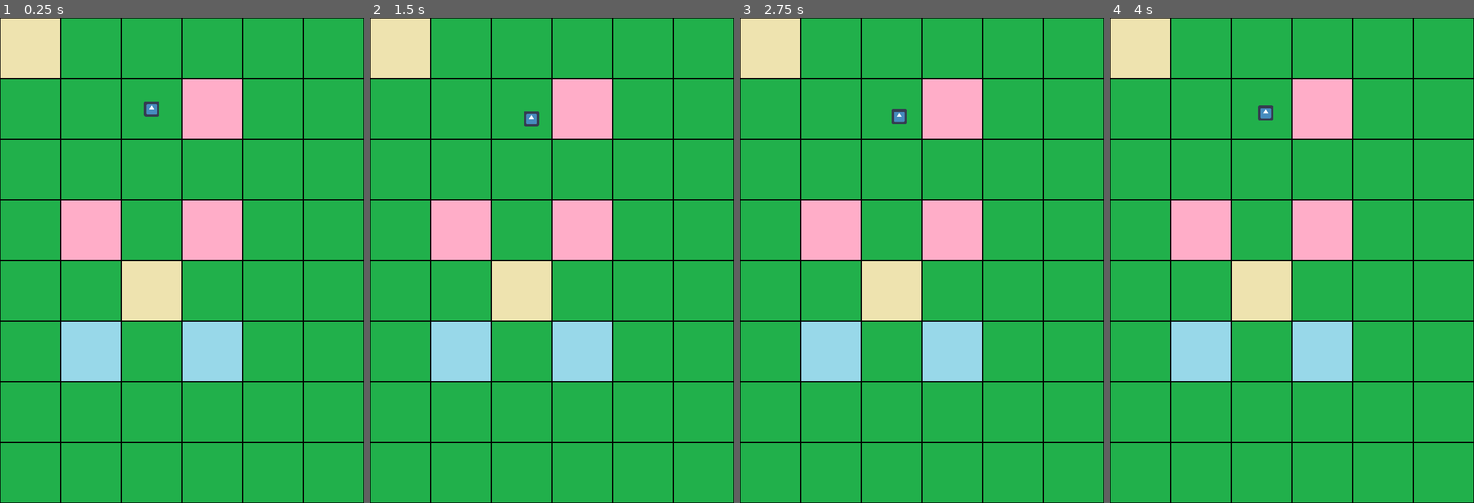
Above: before the commit, frames 1-4 (left to right).
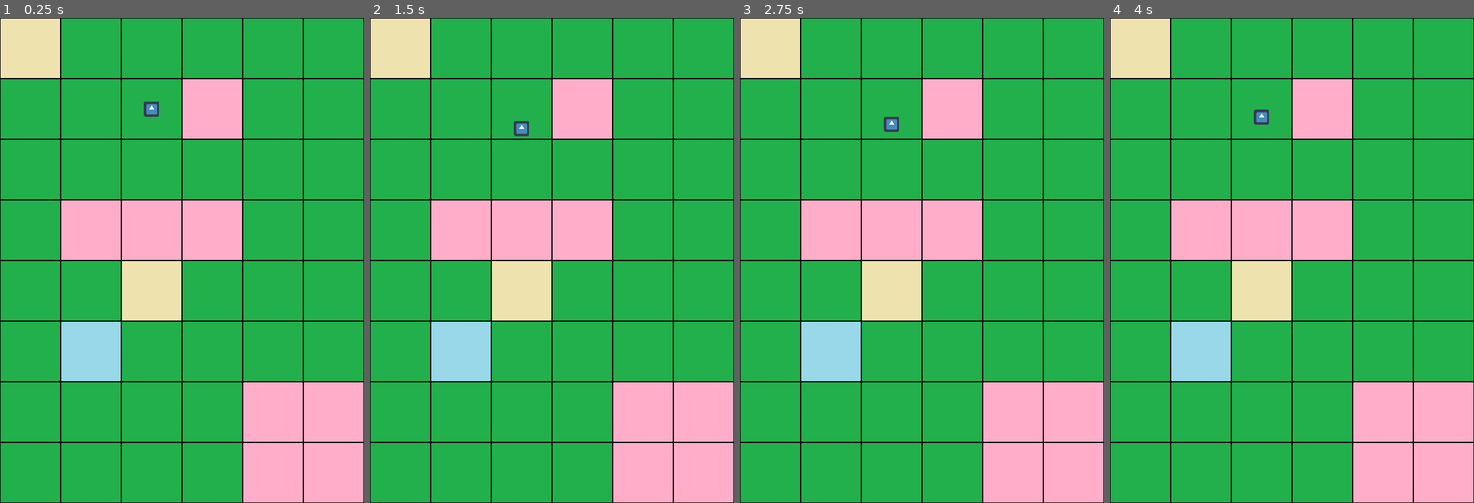
Above: after the commit, the same moments.

Repository: 5deouros/bunnythief
Game: Godot game, scene res://Sandbox/Sandbox.tscn
Two runs of this game, one before a commit and one after it. Both use one fixed random seed, a clock stepped at 60 frames per second and the inputs below. The project has no main scene, so this scene is started directly. The engine's default icon, where the game draws it, is replaced by a stand-in: a white triangle on a blue panel in a dark square.
Inputs (mouse positions are in pixels of both pictures, inside the frame that each line leads up to):
- Up to frame 1 (0.25 s): no input
- Up to frame 2 (1.5 s): tap Enter at 0.5 s; move the mouse to (632, 236) at 0.52 s; click (632, 236) at 0.6 s; move the mouse to (479, 284) at 1.27 s; click (479, 284) at 1.35 s
- Up to frame 3 (2.75 s): move the mouse to (958, 153) at 2.02 s; click (958, 153) at 2.1 s
- Up to frame 4 (4 s): move the mouse to (1273, 357) at 2.77 s; click (1273, 357) at 2.85 s; move the mouse to (1401, 333) at 3.52 s; click (1401, 333) at 3.6 s

The runs differ from the first frame. In frame 1, 12% of the frame differs, in the area x 33-100%, y 37-100%; in frame 2, 12%, in the area x 33-100%, y 19-100%; in frame 3, 12%; in frame 4, 12%.

Commit message:
Removed diagonal moving and started creating flower to flower pathfinding

Diff:
--- a/Project/Characters/Player.gd
+++ b/Project/Characters/Player.gd
@@ -83,6 +83,8 @@
 							#manage_animation()
 						else: movement_axis.y = 0; #manage_animation()
 
+					elif flowers_map.is_flower(position, offset) && flowers_map.is_flower(target_pos, offset):
+						pass
 		else: # Removes first point from path points' Array to allow moving to the next point
 			walk_target_array.remove(0)
 
--- a/Project/Sandbox/Sandbox.tscn
+++ b/Project/Sandbox/Sandbox.tscn
@@ -1,15 +1,13 @@
-[gd_scene load_steps=4 format=2]
+[gd_scene load_steps=3 format=2]
 
 [ext_resource path="res://Utility/PathFollowingMap.tscn" type="PackedScene" id=1]
-[ext_resource path="res://Utility/FlowersMap.tscn" type="PackedScene" id=2]
-[ext_resource path="res://Characters/Player.tscn" type="PackedScene" id=3]
+[ext_resource path="res://Characters/Player.tscn" type="PackedScene" id=2]
 
 [node name="Sandbox" type="Node"]
 
 [node name="PathFollowingMap" parent="." instance=ExtResource( 1 )]
 
-[node name="FlowersMap" parent="." instance=ExtResource( 2 )]
-
-[node name="Player" parent="." instance=ExtResource( 3 )]
+[node name="Player" parent="." instance=ExtResource( 2 )]
 position = Vector2( 625, 400 )
+start_speed = 2.0
 offset = 128
--- a/Project/Utility/FlowersMap.gd
+++ b/Project/Utility/FlowersMap.gd
@@ -1,6 +1,7 @@
 extends TileMap
 
 var plants_grid = {} # Dictionary to store all plants' position data
+var built = false # Variable to tell if grid has already been built
 
 func _ready():
 
@@ -11,6 +12,8 @@
 		for plant in plants: # Deals with each tile instance of given ID
 			var grid_pos = map_to_world(plant, false) # Converts grid position fo given tile into a world position
 			plants_grid[String(Vector3(grid_pos.x, grid_pos.y, 0))] = id # Adds data to grid dictionary, with position as Key and TileSet ID as Value
+
+	built = true # Grid has been built
 	set_process(true) # Allows process to run
 
 func delete_tile(tile_pos_v3): # Method to 'delete' a flower tile
--- a/Project/Utility/FlowersMap.tscn
+++ /dev/null
@@ -1,31 +0,0 @@
-[gd_scene load_steps=3 format=2]
-
-[ext_resource path="res://Resources/Tilesets/Placeholder/flowers_tileset.tres" type="TileSet" id=1]
-[ext_resource path="res://Utility/FlowersMap.gd" type="Script" id=2]
-
-[node name="FlowersMap" type="Node2D"]
-
-[node name="TileMap" type="TileMap" parent="." groups=[
-"flowers",
-]]
-mode = 0
-tile_set = ExtResource( 1 )
-cell_size = Vector2( 256, 256 )
-cell_quadrant_size = 16
-cell_custom_transform = Transform2D( 1, 0, 0, 1, 0, 0 )
-cell_half_offset = 2
-cell_tile_origin = 0
-cell_y_sort = false
-cell_clip_uv = false
-collision_use_kinematic = false
-collision_friction = 1.0
-collision_bounce = 0.0
-collision_layer = 1
-collision_mask = 1
-occluder_light_mask = 1
-format = 1
-tile_data = PoolIntArray( 0, 1, 0, 65539, 0, 0, 196609, 0, 0, 196611, 0, 0, 262146, 1, 0, 327681, 2, 0, 327683, 2, 0 )
-script = ExtResource( 2 )
-__meta__ = {
-"_edit_lock_": true
-}
--- a/Project/Utility/TileMap.gd
+++ b/Project/Utility/MovingMap.gd
@@ -12,6 +12,7 @@
 var player # Moving body
 var flowers # Flowers' TileMap that will superimpose walkable TileMap
 
+var flowers_added = false # Variable to check if flowers' available tiles have already increased corresponding AStar algorithm cost
 
 func _ready():
 	# Array with used cells in tilemap on grid coordinate positions
@@ -28,7 +29,8 @@
 		connect_nodes(pos, idx) # Creates connection on AStar graph with all found neighbour cells
 		idx += 1 # Raises idx value to be added to next tile
 
-	player = get_tree().get_nodes_in_group('player')[0] # Finds player instance by detecting nodes markend on group 'player'
+	player = get_tree().get_nodes_in_group('player')[0] # Finds player instance by detecting nodes marked on group 'player'
+	flowers = get_tree().get_nodes_in_group('flowers')[0] # Finds flowers'map instance by detecting nodes marked on group 'flowers'
 	player.position = map_to_world(world_to_map(player.position)) # Aligns player's position to grid by getting his global position's equivalent grid position
 	player.position = Vector2(player.position.x + offset, player.position.y + offset) # Brings player to a centralized grid position with cells' offset
 
@@ -37,12 +39,13 @@
 
 func _process(delta):
 	update_from_to()
+	update_grid()
 	if Input.is_action_just_released("Click"): # When user clicks
 		find_walking_path()
 
 func connect_nodes(pos, point): # Method that finds a tile's neighbours on TileSet
 	var tile_size = 256 # Size of tiles on TileMap
-	var neighbours = {1: null, 2: null, 3: null, 4: null, 5: null, 6: null, 7: null, 8: null} # Dictionary to catch all 8 direction neighbours of current Tile
+	var neighbours = {1: null, 2: null, 3: null, 4: null} # Dictionary to catch all 4 direction neighbours of current Tile
 
 	var tgt = map_to_world(pos,false) # Gets current tile's world position
 
@@ -50,24 +53,12 @@
 
 	if grid.has(String(Vector3(tgt.x, tgt.y - tile_size, 0))): # Checks if tile has a northern neighbour
 		neighbours[1] = grid[String(Vector3(tgt.x, tgt.y - tile_size, 0))]
-	if grid.has(String(Vector3(tgt.x + tile_size, tgt.y - tile_size, 0))): # Checks if tile has a northeastern neighbour
-		neighbours[2] = grid[String(Vector3(tgt.x + tile_size, tgt.y - tile_size, 0))]
-		pass
 	if grid.has(String(Vector3(tgt.x + tile_size, tgt.y, 0))): # Checks if tile has an eastern neighbour
-		neighbours[3] = grid[String(Vector3(tgt.x + tile_size, tgt.y, 0))]
-	if grid.has(String(Vector3(tgt.x + tile_size, tgt.y + tile_size, 0))): # Checks if tile has a southeastern neighbour
-		neighbours[4] = grid[String(Vector3(tgt.x + tile_size, tgt.y + tile_size, 0))]
-		pass
+		neighbours[2] = grid[String(Vector3(tgt.x + tile_size, tgt.y, 0))]
 	if grid.has(String(Vector3(tgt.x, tgt.y + tile_size, 0))): # Checks if tile has a southern neighbour
-		neighbours[5] = grid[String(Vector3(tgt.x, tgt.y + tile_size, 0))]
-	if grid.has(String(Vector3(tgt.x - tile_size, tgt.y + tile_size, 0))): # Checks if tile has a southwestern neighbour
-		neighbours[6] = grid[String(Vector3(tgt.x - tile_size, tgt.y + tile_size, 0))]
-		pass
+		neighbours[3] = grid[String(Vector3(tgt.x, tgt.y + tile_size, 0))]
 	if grid.has(String(Vector3(tgt.x - tile_size, tgt.y, 0))): # Checks if tile has a western neighbour
-		neighbours[7] = grid[String(Vector3(tgt.x - tile_size, tgt.y, 0))]
-	if grid.has(String(Vector3(tgt.x - tile_size, tgt.y - tile_size, 0))): # Checks if tile has a northwestern neighbour
-		neighbours[8] = grid[String(Vector3(tgt.x - tile_size, tgt.y - tile_size, 0))]
-		pass
+		neighbours[4] = grid[String(Vector3(tgt.x - tile_size, tgt.y, 0))]
 
 	var neighbour_values = neighbours.values() # Adds all values of neighbours' dictionary into an Array
 
@@ -79,6 +70,24 @@
 func find_walking_path():
 	var from = Vector3(curpos.x, curpos.y, 0) # Sets player position to where AStar algorithm will start finding a path
 	var to = Vector3(curtgt.x, curtgt.y, 0) # Sets mouse position to where AStar algorithm will find a path to
+
+	if flowers.plants_grid.has(String(from)) && flowers.plants_grid.has(String(to)):
+		var path = []
+		var neighbours = astar.get_point_connections(grid[String(from)])
+		var walkable_array = []
+		for neighbour in neighbours:
+			var pos = astar.get_point_position(neighbour)
+			if !flowers.plants_grid.has(String(pos)):
+				walkable_array.append(neighbour)
+		while walkable_array != []:
+			for walkable_cell in walkable_array:
+				var possible_path = astar.get_id_path(walkable_cell, int(grid[String(to)]))
+				if possible_path != null:
+					path = possible_path
+					walkable_array.clear()
+				else:
+					walkable_array.erase(walkable_cell)
+		print(path)
 
 	if grid.has(String(from)) && grid.has(String(to)): # Checks if from and to are valid positions of AStar nodes by finding their location on grid dictionary
 		id_points_array = astar.get_id_path(int(grid[String(from)]), int(grid[String(to)])) # Finds path and returns it to path Array
@@ -108,3 +117,12 @@
 	if get_cell(tgt_pos.x, tgt_pos.y) != -1:
 		# Gets world position of player and sets it to player's current position
 		curpos = map_to_world(tgt_pos)
+
+func update_grid():
+	if !flowers_added: # Checks if flowers' available tiles have already increased corresponding AStar algorithm cost
+		if flowers.built: # Checks if flowers' grid has already been built
+			var moving_tiles = grid.keys() # Gets all positions ov moveable cells stored in grid Dictionary into an Array
+			for moving_tile in moving_tiles: # Deals with the position of each moveable cell
+				if flowers.plants_grid.has(moving_tile): # Checks if a moveable cell has a flower tile in it
+					astar.set_point_weight_scale(grid[String(moving_tile)], 4) # Changes the AStar node's cost to 2 on each flowered cell
+			flowers_added = true # Marks that flowers' available tiles have already increased corresponding AStar algorithm cost
--- a/Project/Utility/PathFollowingMap.tscn
+++ b/Project/Utility/PathFollowingMap.tscn
@@ -1,11 +1,16 @@
-[gd_scene load_steps=3 format=2]
+[gd_scene load_steps=5 format=2]
 
 [ext_resource path="res://Resources/Tilesets/Placeholder/grass_tileset.tres" type="TileSet" id=1]
-[ext_resource path="res://Utility/TileMap.gd" type="Script" id=2]
+[ext_resource path="res://Utility/MovingMap.gd" type="Script" id=2]
+[ext_resource path="res://Resources/Tilesets/Placeholder/flowers_tileset.tres" type="TileSet" id=3]
+[ext_resource path="res://Utility/FlowersMap.gd" type="Script" id=4]
 
 [node name="PathFollowingMap" type="Node2D"]
+__meta__ = {
+"_edit_group_": true
+}
 
-[node name="TileMap" type="TileMap" parent="." groups=[
+[node name="WalkableTileMap" type="TileMap" parent="." groups=[
 "nav",
 ]]
 mode = 0
@@ -26,3 +31,31 @@
 format = 1
 tile_data = PoolIntArray( 0, 0, 0, 1, 0, 0, 2, 0, 0, 3, 0, 0, 4, 0, 0, 5, 0, 0, 65536, 0, 0, 65537, 0, 0, 65538, 0, 0,  …(543 unchanged characters)…
 script = ExtResource( 2 )
+__meta__ = {
+"_edit_lock_": true
+}
+
+[node name="FlowersTileMap" type="TileMap" parent="." groups=[
+"flowers",
+]]
+mode = 0
+tile_set = ExtResource( 3 )
+cell_size = Vector2( 256, 256 )
+cell_quadrant_size = 16
+cell_custom_transform = Transform2D( 1, 0, 0, 1, 0, 0 )
+cell_half_offset = 2
+cell_tile_origin = 0
+cell_y_sort = false
+cell_clip_uv = false
+collision_use_kinematic = false
+collision_friction = 1.0
+collision_bounce = 0.0
+collision_layer = 1
+collision_mask = 1
+occluder_light_mask = 1
+format = 1
+tile_data = PoolIntArray( 0, 1, 0, 65539, 0, 0, 196609, 0, 0, 196610, 0, 0, 196611, 0, 0, 262146, 1, 0, 327681, 2, 0, 393220, 0, 0, 393221, 0, 0, 458756, 0, 0, 458757, 0, 0 )
+script = ExtResource( 4 )
+__meta__ = {
+"_edit_lock_": true
+}
